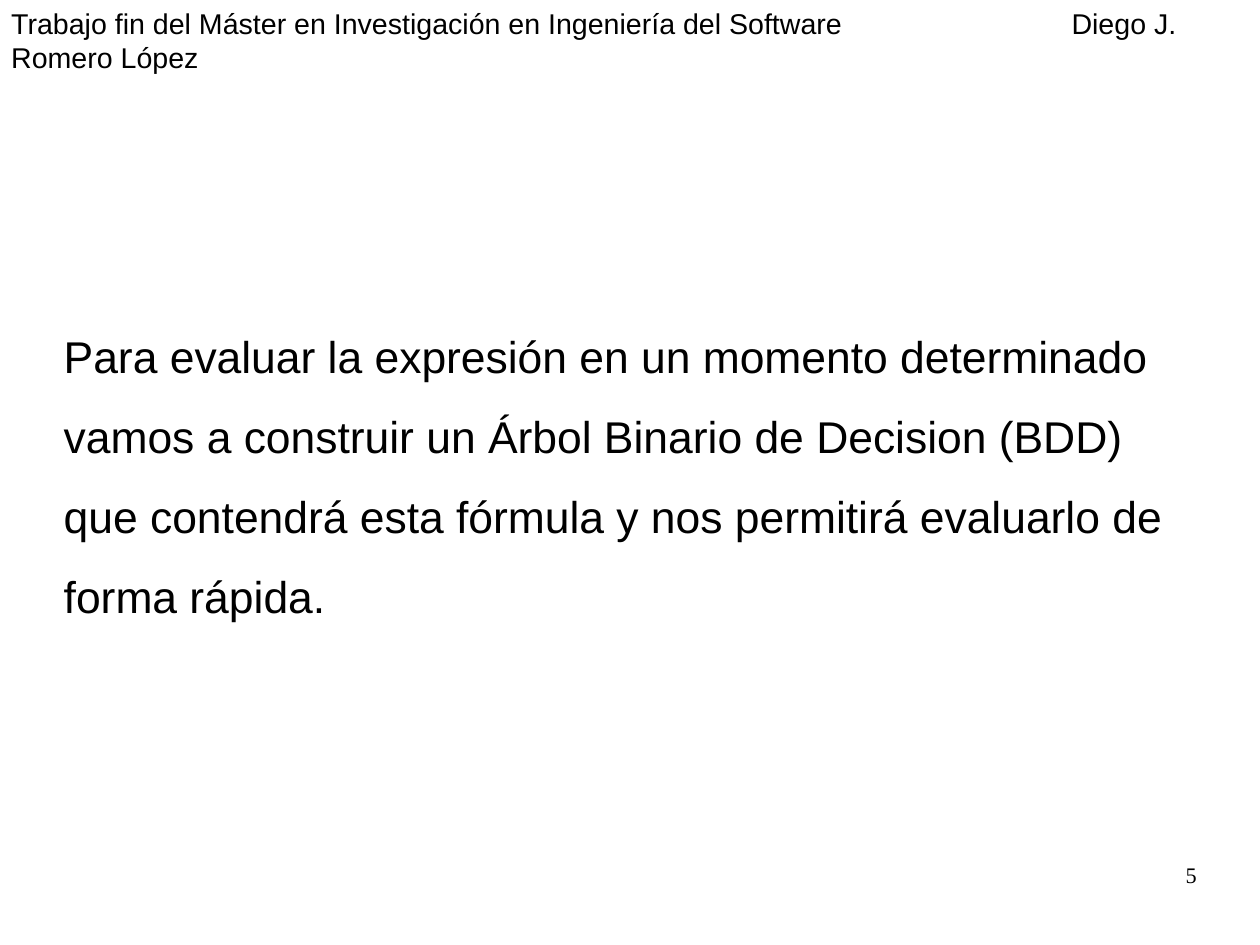
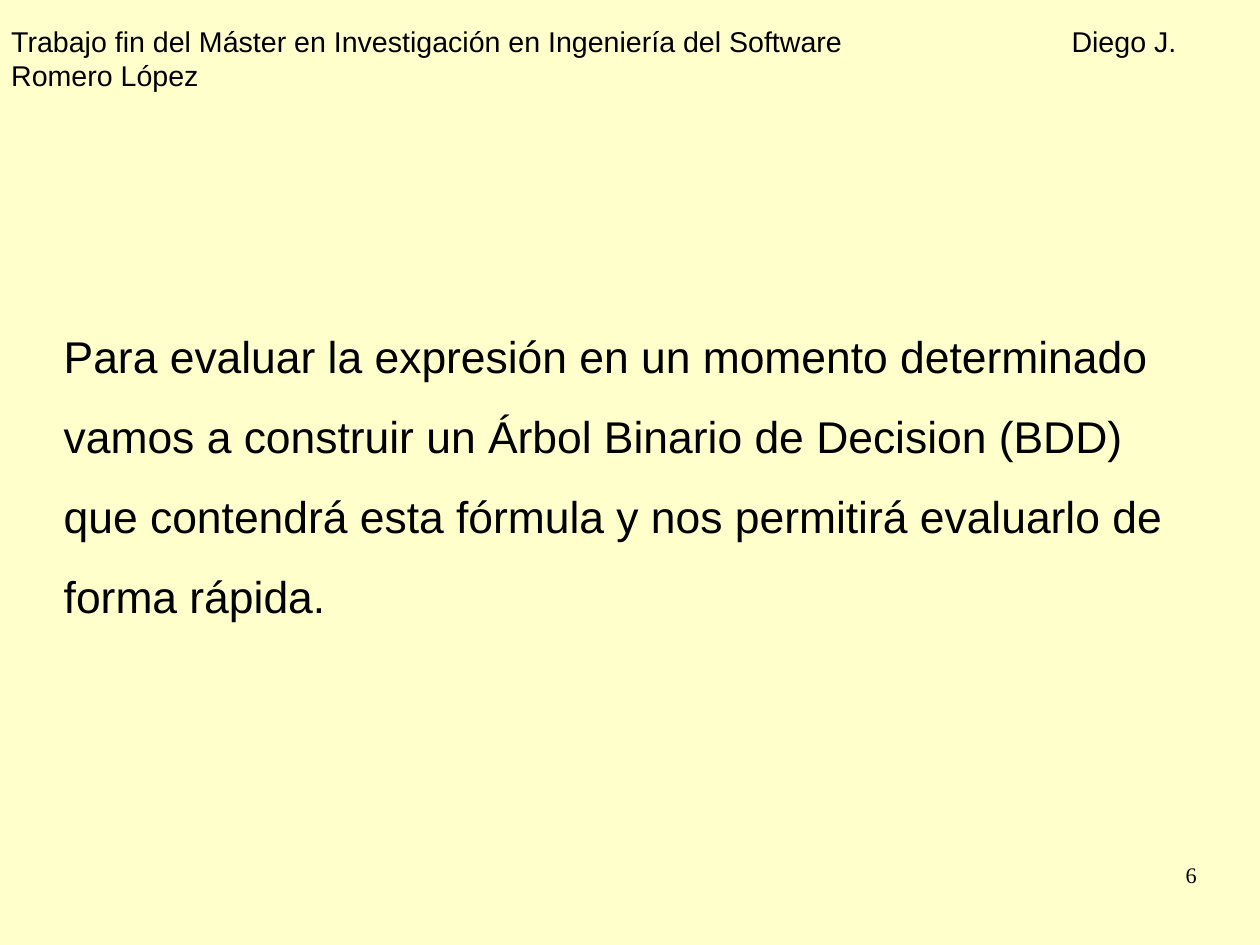
Before and after one commit to diegojromerolopez/djbdd, a slide deck: slide 6 of doc/presentacion.odp (slide 5 before the commit). Drawn at 1260x945 pixels with LibreOffice and Linux fonts; fonts in the diff are those of the drawing. Boxes give left, top, right and bottom in pixels: in the first picture for what was removed or moved away, otherwise in the second. Text is boxed around its words. In the diff, an @@ line names an element or a change of style, - is before the commit and + after.

```diff
--- a/doc/presentacion.odp
+++ b/doc/presentacion.odp
@@ background #FFFFFF to #FFFFCC @@
@@ text "Trabajo fin del Máster en ...": place and size @@
-text "Trabajo fin del Máster en ..." at [11, 13, 1176, 39]
+text "Trabajo fin del Máster en ..." at [11, 31, 1176, 57]
@@ page number at [1186, 868, 1197, 884]: text changed @@
-5
+6
```
Also in this commit, not shown: 23 other slides changed, 3 slides added, 2 slides removed, 1 other file.
